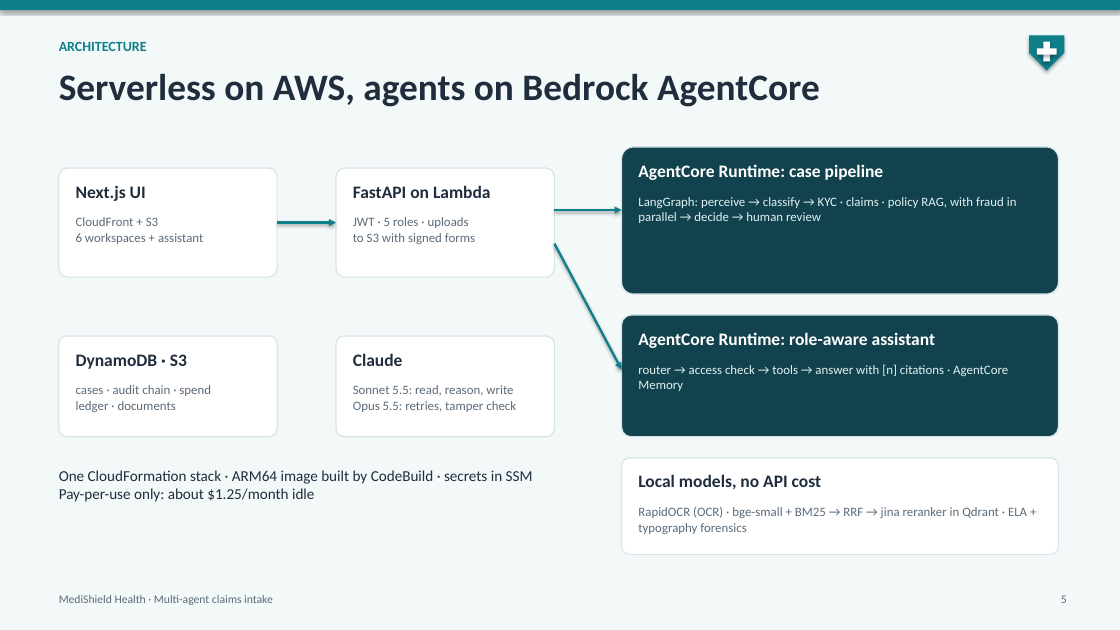
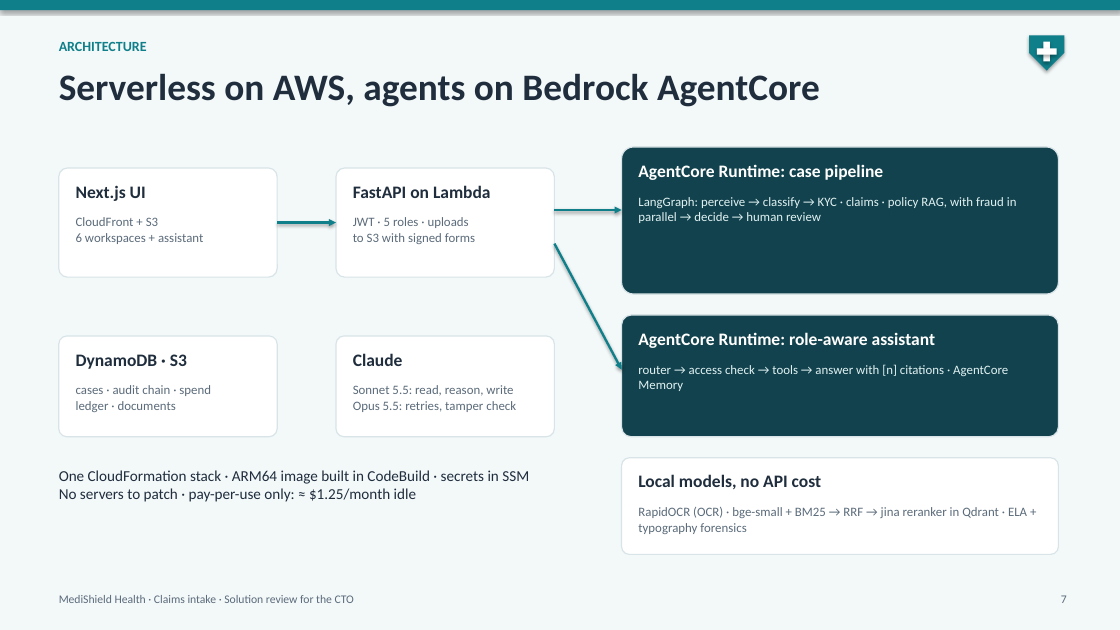
Before and after one commit to raghav010126/Capstone, a slide deck: slide 7 of docs/MediShield_capstone.pptx (slide 5 before the commit). Drawn at 1120x630 pixels with LibreOffice and Linux fonts; fonts in the diff are those of the drawing. Boxes give left, top, right and bottom in pixels: in the first picture for what was removed or moved away, otherwise in the second. Text is boxed around its words. In the diff, an @@ line names an element or a change of style, - is before the commit and + after.

```diff
--- a/docs/MediShield_capstone.pptx
+++ b/docs/MediShield_capstone.pptx
@@ text at box(59, 470, 529, 502): text changed @@
-One CloudFormation stack · ARM64 image built by CodeBuild · secrets in SSM
-Pay-per-use only: about $1.25/month idle
+One CloudFormation stack · ARM64 image built in CodeBuild · secrets in SSM
+No servers to patch · pay-per-use only: ≈ $1.25/month idle
@@ text at box(59, 595, 354, 603): text changed @@
-MediShield Health · Multi-agent claims intake
+MediShield Health · Claims intake · Solution review for the CTO
@@ text at box(1061, 595, 1067, 603): text changed @@
-5
+7
```
Also in this commit, not shown: 5 other slides changed, 8 slides added, 5 slides removed, 2 other files.
